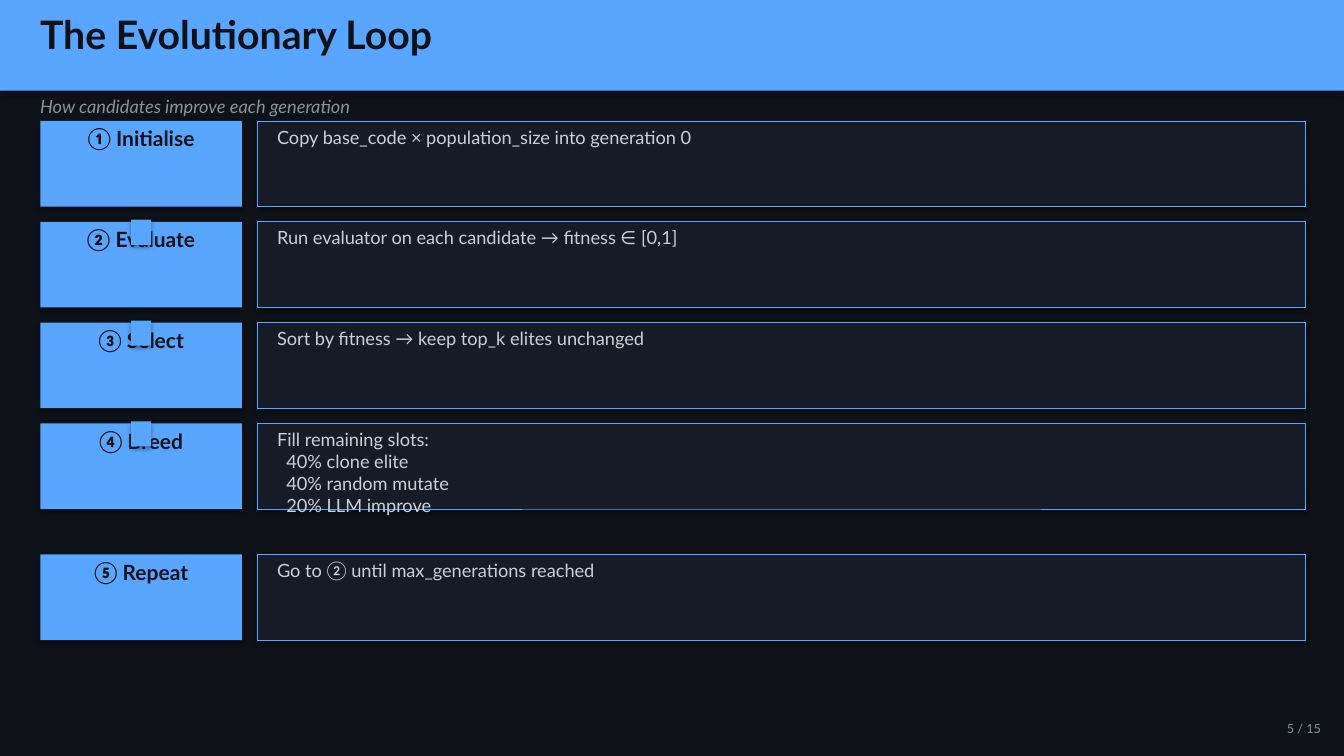
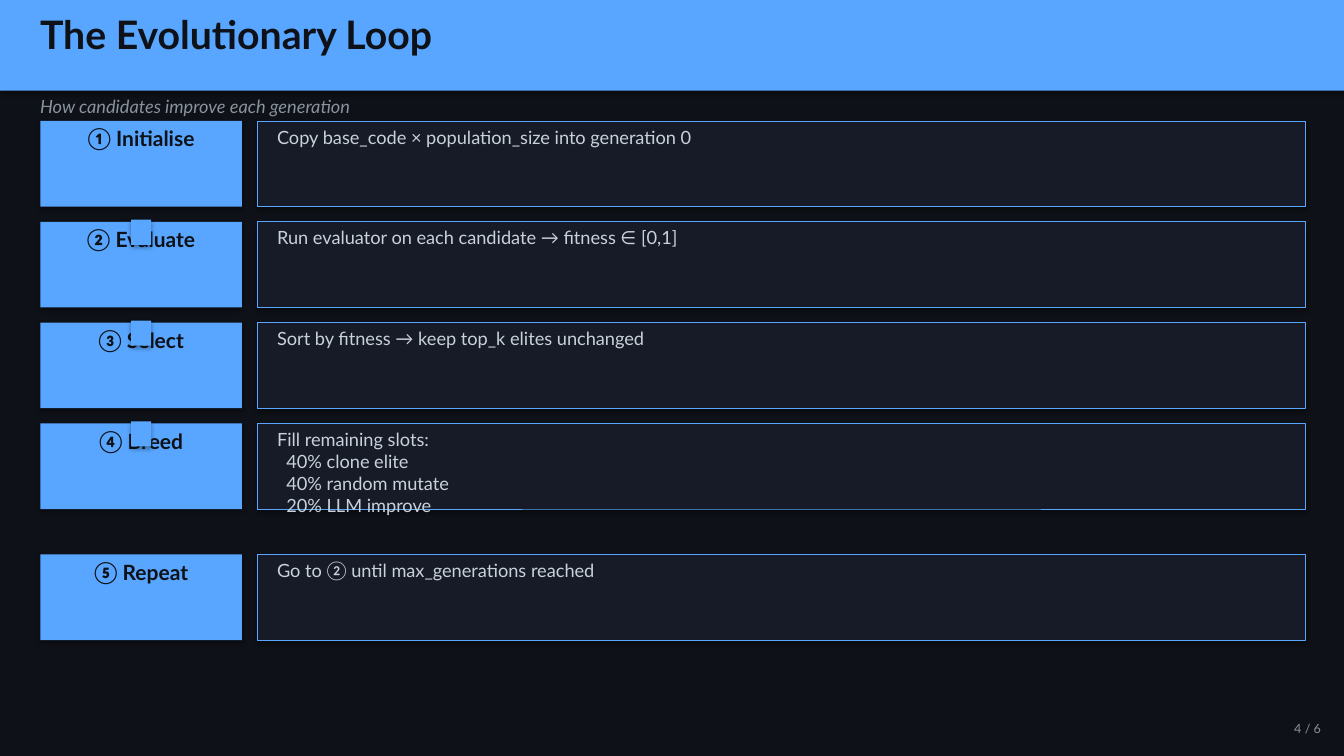
Before and after one commit to ManeeGit/CS5381-AOA, a slide deck: slide 4 of CS5381_AOA_Presentation.pptx (slide 5 before the commit). Drawn at 1344x756 pixels with LibreOffice and Linux fonts; fonts in the diff are those of the drawing. Boxes give left, top, right and bottom in pixels: in the first picture for what was removed or moved away, otherwise in the second. Text is boxed around its words. In the diff, an @@ line names an element or a change of style, - is before the commit and + after.

```diff
--- a/CS5381_AOA_Presentation.pptx
+++ b/CS5381_AOA_Presentation.pptx
@@ text at [1294, 724, 1321, 733]: text changed @@
-5 / 15
+4 / 6
```
Also in this commit, not shown: 2 other slides changed, 3 slides added, 14 slides removed, 1 other file.
